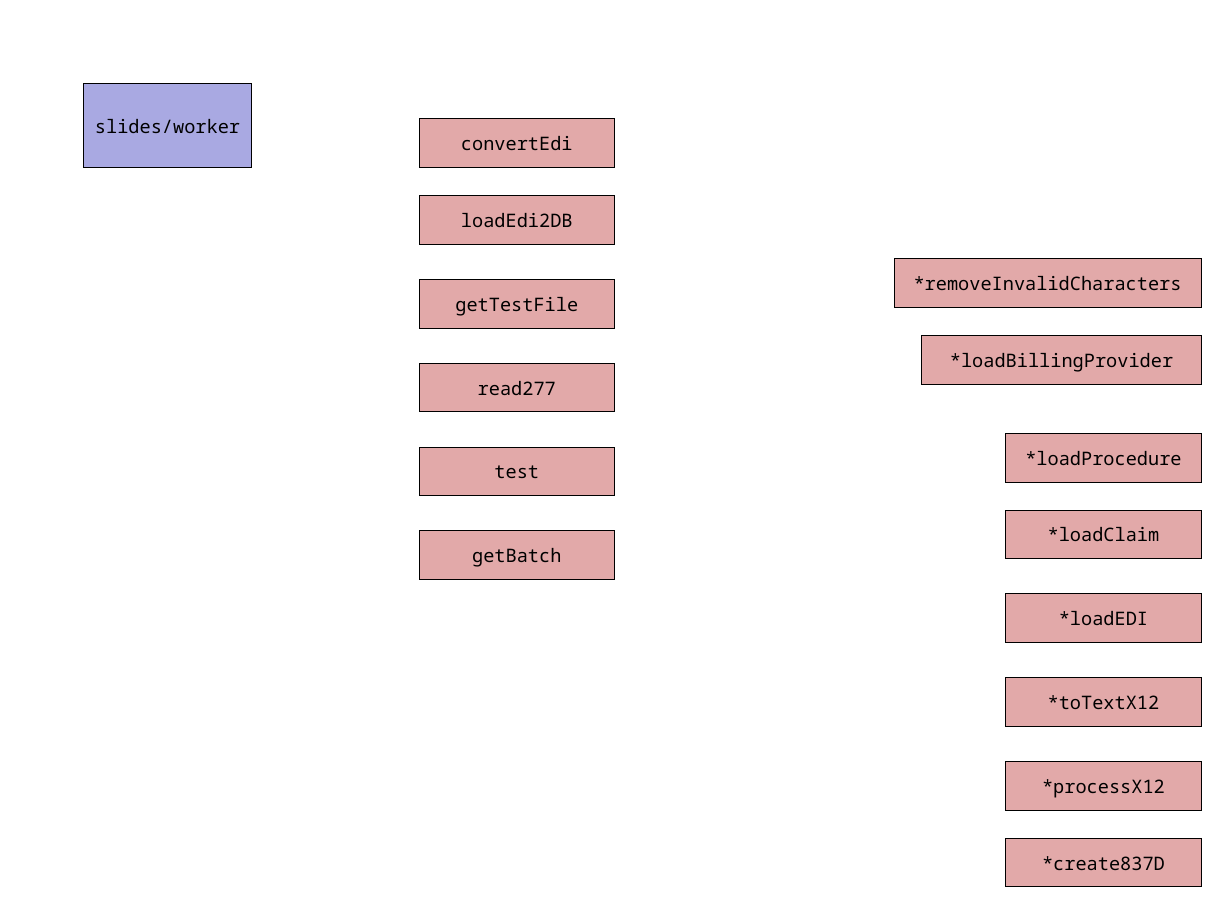
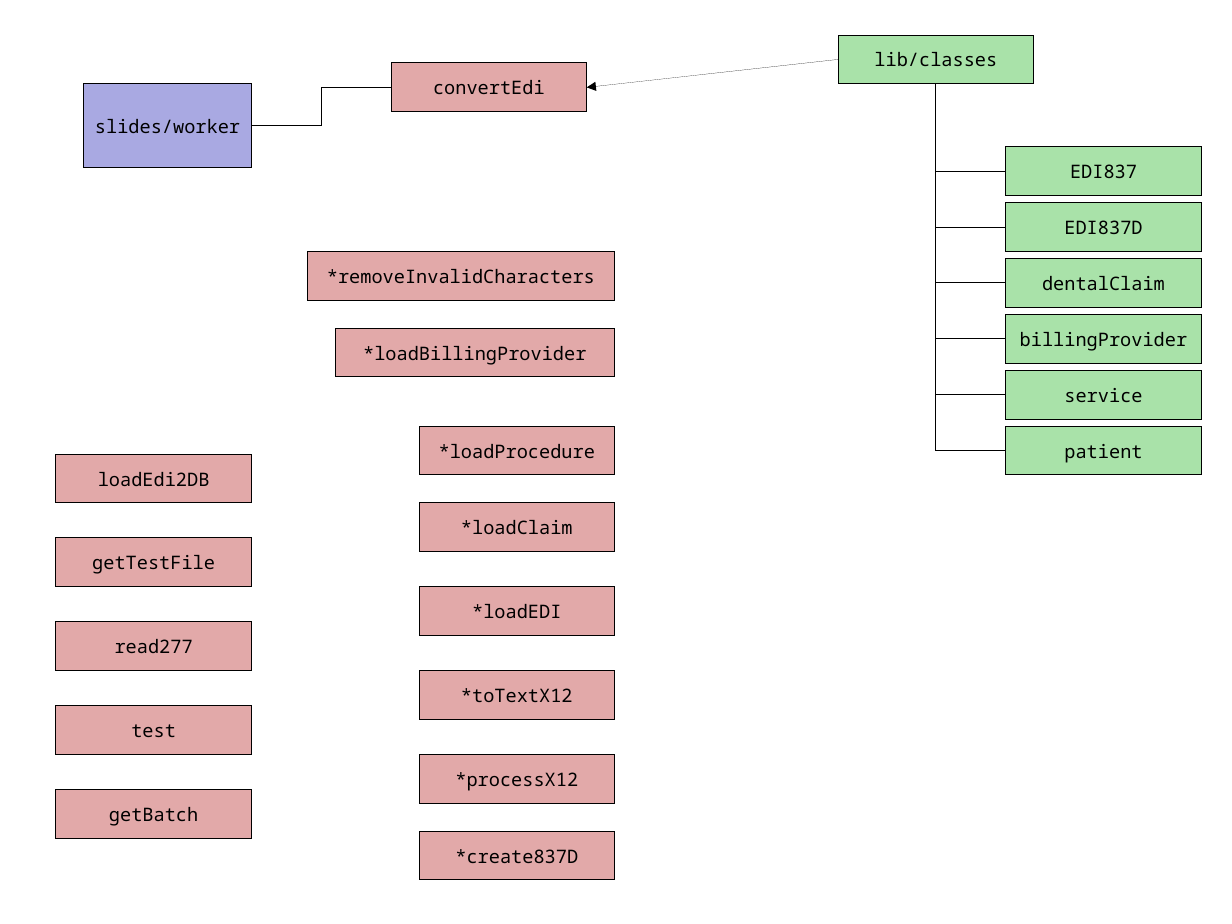
Before and after one commit to JamesLeB/Stout, a slide deck: slide 3 of documents/junior.odp (slide 9 before the commit). Drawn at 1232x924 pixels with LibreOffice and Linux fonts; fonts in the diff are those of the drawing. Boxes give left, top, right and bottom in pixels: in the first picture for what was removed or moved away, otherwise in the second. Text is boxed around its words. In the diff, an @@ line names an element or a change of style, - is before the commit and + after.

```diff
--- a/documents/junior.odp
+++ b/documents/junior.odp
@@ arrow added from (838, 59) to (587, 87), #000000 0 pt @@
@@ rectangle added at <box>838,35,1034,84</box>, fill #A9E2A9, outline #000000 0 pt, 12 pt, text #000000 @@
+lib/classes
@@ elbow line added from (252, 126) to (391, 87), #000000 0 pt @@
@@ rectangle "convertEdi": place and size @@
-rectangle "convertEdi" at <box>419,119,615,168</box>
+rectangle "convertEdi" at <box>391,63,587,112</box>
@@ elbow line added from (937, 84) to (1006, 171), #000000 0 pt @@
@@ elbow line added from (937, 84) to (1006, 227), #000000 0 pt @@
@@ elbow line added from (937, 84) to (1006, 283), #000000 0 pt @@
@@ elbow line added from (937, 84) to (1006, 339), #000000 0 pt @@
@@ elbow line added from (937, 84) to (1006, 395), #000000 0 pt @@
@@ elbow line added from (937, 84) to (1006, 451), #000000 0 pt @@
@@ rectangle added at <box>1006,146,1202,196</box>, fill #A9E2A9, outline #000000 0 pt, 12 pt, text #000000 @@
+EDI837
@@ rectangle added at <box>1006,202,1202,252</box>, fill #A9E2A9, outline #000000 0 pt, 12 pt, text #000000 @@
+EDI837D
@@ rectangle added at <box>1006,258,1202,307</box>, fill #A9E2A9, outline #000000 0 pt, 12 pt, text #000000 @@
+dentalClaim
@@ rectangle added at <box>1006,314,1202,363</box>, fill #A9E2A9, outline #000000 0 pt, 12 pt, text #000000 @@
+billingProvider
@@ rectangle added at <box>1006,370,1202,419</box>, fill #A9E2A9, outline #000000 0 pt, 12 pt, text #000000 @@
+service
@@ rectangle "*loadProcedure": place and size @@
-rectangle "*loadProcedure" at <box>1006,434,1202,483</box>
+rectangle "*loadProcedure" at <box>419,426,615,475</box>
@@ rectangle added at <box>1006,426,1202,475</box>, fill #A9E2A9, outline #000000 0 pt, 12 pt, text #000000 @@
+patient
@@ 7 rectangles: place and size @@
-7 rectangles at <box>894,258,1202,888</box>
+7 rectangles at <box>307,252,615,881</box>
@@ 5 rectangles: place and size @@
-5 rectangles at <box>419,196,615,580</box>
+5 rectangles at <box>56,454,252,838</box>
```
Also in this commit, not shown: 2 other slides changed, 4 slides added.
